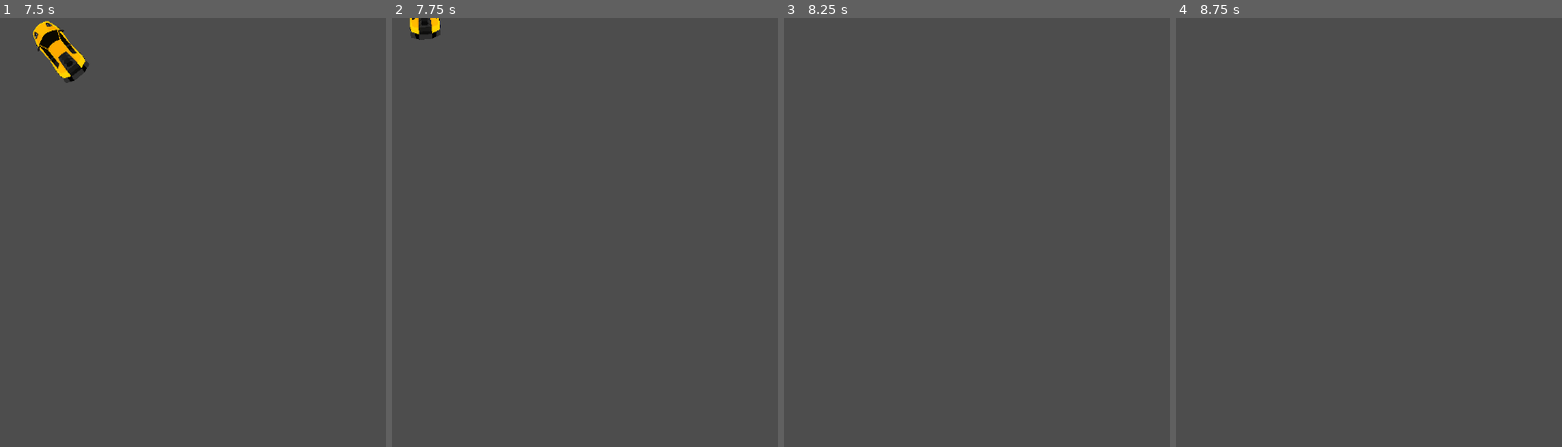
Above: before the commit, frames 1-4 (left to right).
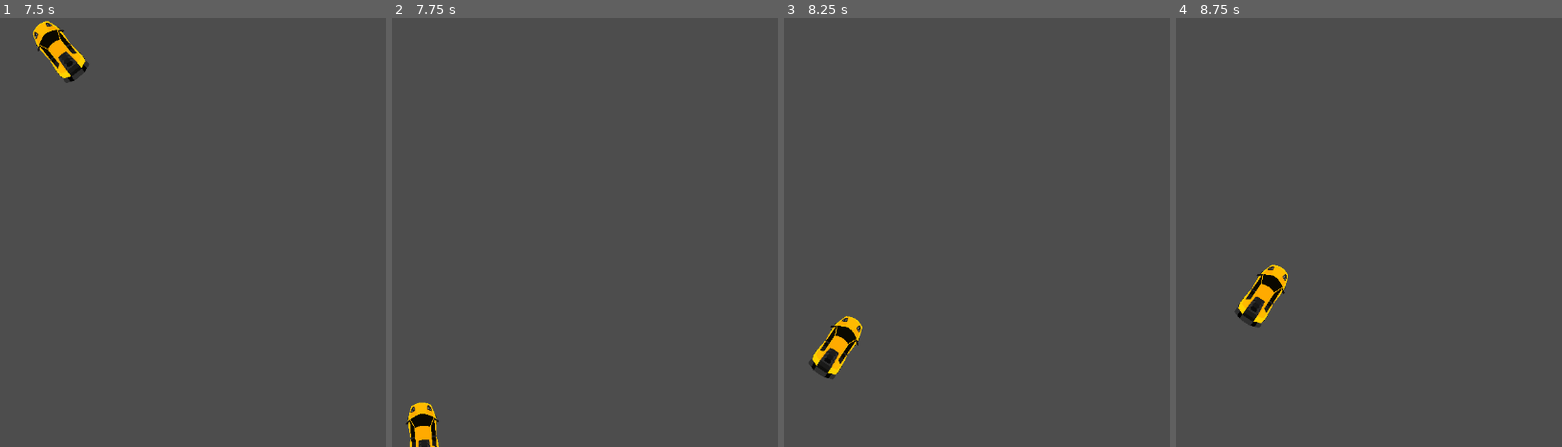
Above: after the commit, the same moments.

Repository: pgawle/driveoutnazis
Game: Godot game, scene res://drive_out_nazis.tscn
Two runs of this game, one before a commit and one after it. Both use one fixed random seed, a clock stepped at 60 frames per second and the inputs below.
Inputs:
- Up to frame 1 (7.5 s): tap Enter at 0.5, 6.5 s; hold Right (right) 0.53-1.28 s; tap Space at 1.25 s; hold Down (down) 1.28-2.03 s; hold Right (right) 2.03-2.78 s; hold Up (up) 2.78-3.53 s; hold Left (left) 3.53-5.03 s; hold Down (down) 5.03-5.78 s; hold Right (right) 5.78-6.53 s; hold Up (up) 6.53-7.28 s; hold Right (right) from 7.28 s (still down)
- Up to frame 2 (7.75 s): keep holding Right (right)
- Up to frame 3 (8.25 s): release Right (right) at 8.03 s; hold Down (down) from 8.03 s (still down)
- Up to frame 4 (8.75 s): keep holding Down (down)

Frame 1 is identical in both runs. In frame 2, 1.1% of the frame differs, in the area x 3-13%, y 0-100%; in frame 3, 1.1%; in frame 4, 1.1%.

Commit message:
Wrap player character on screen

Diff:
--- a/Actors/PlayerCar/player_car.gd
+++ b/Actors/PlayerCar/player_car.gd
@@ -17,6 +17,9 @@
 @export var traction_fast := 2.5 # High-speed traction
 @export var traction_slow := 10 # Low-speed traction
 
+
+@onready var screen_size = get_viewport_rect().size
+
 func _physics_process(delta):
 	var input = get_input()
 	velocity += input["acceleration"] * delta
@@ -26,6 +29,11 @@
 	var steering = calculate_steering(delta,input["steer_direction"])
 	velocity = steering["velocity"]
 	rotation = steering["rotation"]
+
+	# wrap character position (show player on the other size of screen)
+	position.x = wrapf(position.x, 0, screen_size.x)
+	position.y = wrapf(position.y, 0, screen_size.y)
+
 
 	move_and_slide()
 
@@ -68,20 +76,13 @@
 	var traction = traction_slow
 	if velocity.length() > slip_speed:
 		traction = traction_fast
-	# 4. Are we braking, going forward or backward
+	# 5. Are we braking, going forward or backward
 	var d = new_heading.dot(velocity.normalized())
 	if d > 0:
 		# using linear interpolation to add drift
 		_velocity = lerp(velocity, new_heading * velocity.length(), traction * delta)
 	if d < 0:
-		print('reverse')
 		_velocity = -new_heading * min(velocity.length(), max_speed_reverse)
-
-
-	#4. choose which traction value to use - at lower speeds, slip should be low
-
-
-
 
 	_rotation = new_heading.angle()
 
Not shown, changed: README.md
